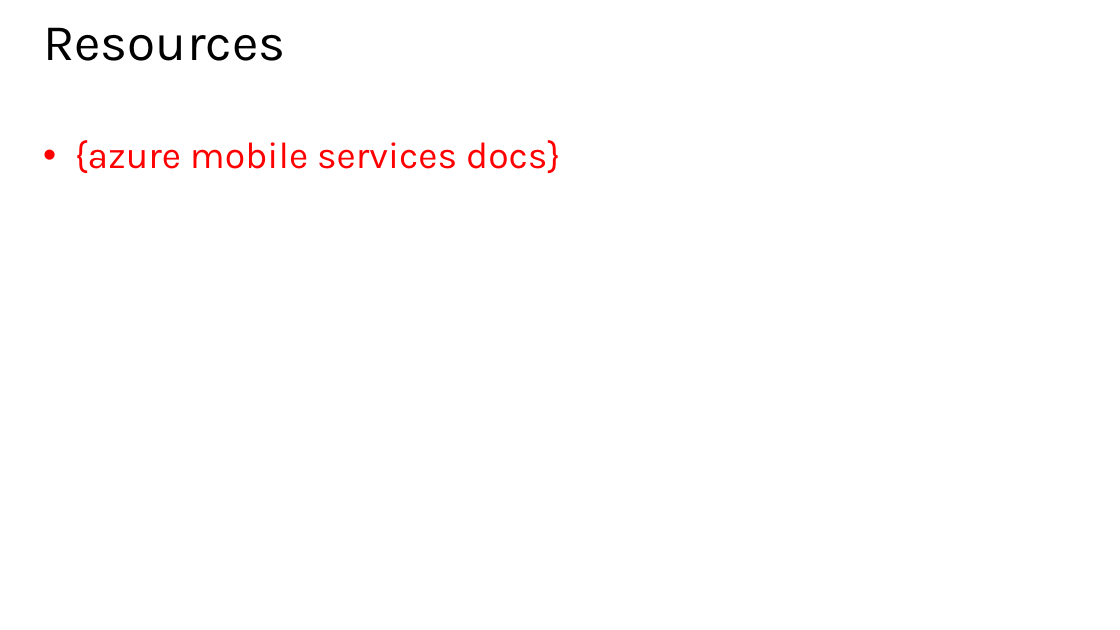
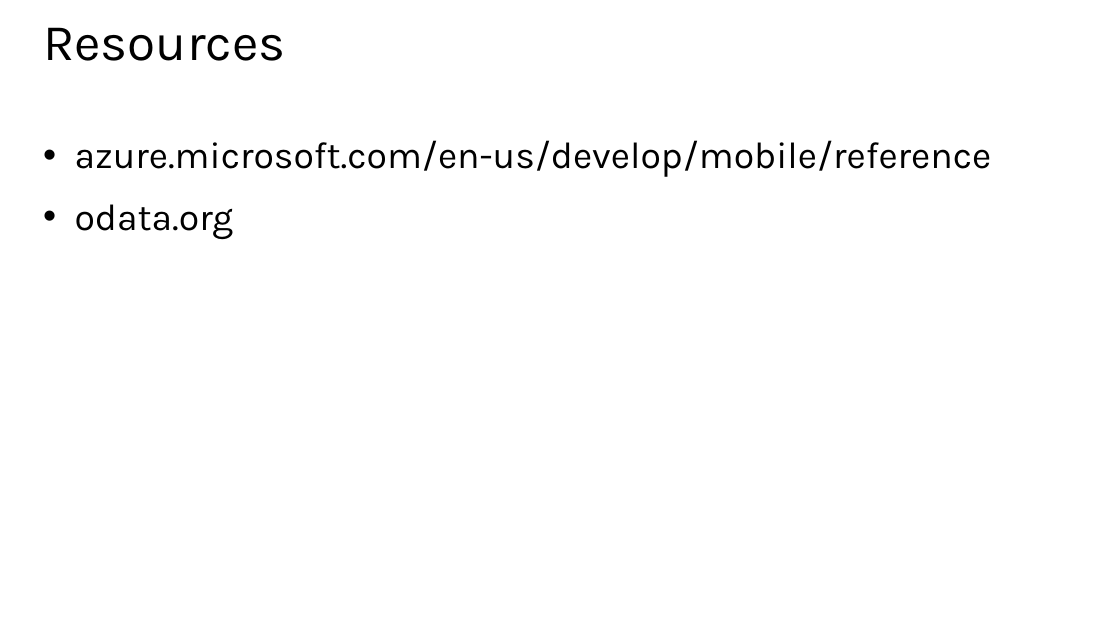
Before and after one commit to CharaD7/FrayedKnot, a slide deck: slide 13 of Slides/M4 Server.pptx (slide 10 before the commit). Drawn at 1120x630 pixels with LibreOffice and Linux fonts; fonts in the diff are those of the drawing. Boxes give left, top, right and bottom in pixels: in the first picture for what was removed or moved away, otherwise in the second. Text is boxed around its words. In the diff, an @@ line names an element or a change of style, - is before the commit and + after.

```diff
--- a/Slides/M4 Server.pptx
+++ b/Slides/M4 Server.pptx
@@ text at [75, 140, 992, 240]: text changed; text colour #FF0000 to #000000 @@
-• {azure mobile services docs}
+• azure.microsoft.com/en-us/develop/mobile/reference
+• odata.org
```
Also in this commit, not shown: 2 other slides changed, 3 slides added.
